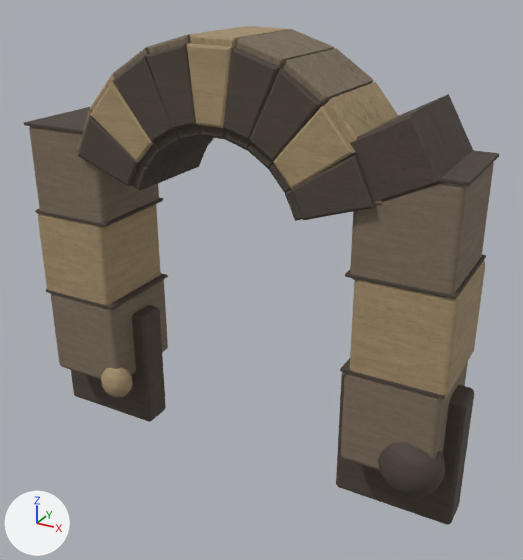
An edit to the glTF model public/assets/maps/detail-v1/models/sandstone_arch.glb, drawn before and after from the same camera.
The view is the same before and after, from a 50 mm lens placed at (2.0, -3.43, 2.93), pointed at (0.11, 0.01, 1.2). The lights are fixed; the arrows at lower left show +X, +Y and +Z. The picture after the commit comes second. Vertices at exactly the same position are counted once.

Names of what the first picture shows: 'sandstone_arch'.
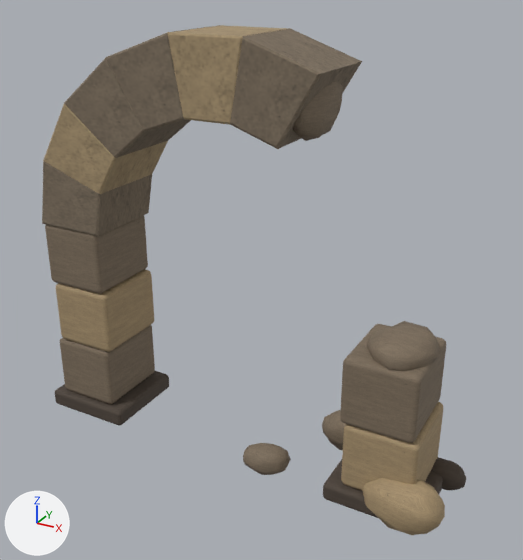
Boxes [x1, y1, x2, y2] around the edits, measured in the pictures (523 x 560 px; the box of a moved part takes in the faces that stretch with it):
'sandstone_arch', reshaped (11% narrower)
    before: [24, 26, 499, 525]
    after: [42, 25, 466, 535]
part 1 of me_mesh_0, moved or reshaped
    before: [38, 205, 161, 307]
    after: [60, 325, 155, 404]
part 2 of me_mesh_0, moved or reshaped
    before: [341, 362, 468, 470]
    after: [341, 402, 443, 491]
part 3 of me_mesh_0, moved or reshaped
    before: [350, 261, 485, 399]
    after: [340, 324, 446, 443]
part 4 of me_mesh_0, moved or reshaped
    before: [29, 126, 159, 228]
    after: [45, 215, 148, 294]
part 5 of me_mesh_0, rebuilt
    before: [90, 74, 116, 111]
    after: [64, 58, 191, 158]
part 6 of me_mesh_0, rebuilt
    before: [113, 47, 149, 78]
    after: [106, 25, 220, 131]
part 7 of me_mesh_0, rebuilt
    before: [237, 29, 334, 69]
    after: [230, 28, 362, 149]
part 8 of me_mesh_0, rebuilt
    before: [283, 48, 374, 109]
    after: [293, 82, 343, 141]
part 9 of me_mesh_0, deleted (brown)
    before: [24, 26, 499, 525]
part 10 of me_mesh_0, moved or reshaped
    before: [46, 273, 168, 379]
    after: [55, 269, 169, 426]
part 11 of me_mesh_0, added (brown)
    after: [243, 321, 466, 535]
part 12 of me_mesh_0, added (brown)
    after: [42, 104, 168, 236]
part 13 of me_mesh_0, added (brown)
    after: [167, 25, 288, 125]

Diff of the bpy script that builds the scene:
```diff
--- a/public/assets/maps/detail-v1/models/sandstone_arch.glb.py
+++ b/public/assets/maps/detail-v1/models/sandstone_arch.glb.py
@@ me_mesh_0 @@
 # used by ob_sandstone_arch; location = (0.0, 0.0, 0.0)
-me_mesh_0.from_pydata(...)  # 3316 vertices, 6412 faces; spans x -1.4..1.4, y -0.4..0.4, z 0.0..2.6
+me_mesh_0.from_pydata(...)  # 1604 vertices, 3132 faces; spans x -1.4..1.4, y -0.4..0.4, z 0.0..2.6
+# me_mesh_0 part 1: the loose piece of 152 vertices spanning x -1.33..-0.81, y -0.31..0.27, z 0.92..1.5 is scaled about its middle by (0.807, 0.88, 0.702), then moved by (-0.04, 0.01, -0.84)
+# me_mesh_0 part 2: the loose piece of 152 vertices spanning x 0.78..1.31, y -0.31..0.27, z 0.37..0.95 is scaled about its middle by (0.807, 0.88, 0.702), then moved by (-0.05, 0.01, -0.3)
+# me_mesh_0 part 3: the loose piece of 152 vertices spanning x 0.81..1.33, y -0.31..0.27, z 0.92..1.5 is scaled about its middle by (0.807, 0.88, 0.702), then moved by (-0.1, 0.01, -0.43)
+# me_mesh_0 part 4: the loose piece of 152 vertices spanning x -1.31..-0.78, y -0.31..0.27, z 1.46..2.04 is scaled about its middle by (0.807, 0.88, 0.702), then moved by (-0.07, 0.01, -0.56)
+# me_mesh_0 part 5: the loose piece of 16 vertices spanning x -0.81..-0.34, y -0.32..0.28, z 1.9..2.38 is rebuilt with 16 vertices and now spans x -1.04..-0.46, y -0.27..0.25, z 1.9..2.46
+# me_mesh_0 part 6: the loose piece of 16 vertices spanning x -0.62..-0.21, y -0.32..0.28, z 2.02..2.52 is rebuilt with 16 vertices and now spans x -0.7..-0.19, y -0.27..0.25, z 2.07..2.6
+# me_mesh_0 part 7: the loose piece of 16 vertices spanning x 0.08..0.41, y -0.32..0.28, z 2.09..2.59 is rebuilt with 16 vertices and now spans x 0.08..0.58, y -0.27..0.25, z 2.07..2.6
+# me_mesh_0 part 8: the loose piece of 16 vertices spanning x 0.22..0.64, y -0.32..0.28, z 2.0..2.51 is rebuilt with 74 vertices and now spans x 0.33..0.55, y -0.24..0.22, z 2.09..2.49
+# me_mesh_0 part 9: 50 loose pieces with 2340 vertices, spanning x -1.4..1.4, y -0.4..0.4, z 0.0..2.6, are deleted
+# me_mesh_0 part 10: 2 vertices moved within x -1.29..-1.27, y 0.24, z 0.95; 302 vertices removed from x -1.32..-0.77, y -0.32..0.27, z 0.37..0.96; 302 vertices added at x -1.4..-0.8, y -0.3..0.28, z 0.04..0.99
+# me_mesh_0 part 11: 522 vertices added at x 0.14..1.4, y -0.4..0.4, z 0.0..1.1
+# me_mesh_0 part 12: 32 vertices added at x -1.33..-0.68, y -0.27..0.25, z 1.39..2.19
+# me_mesh_0 part 13: 16 vertices added at x -0.28..0.17, y -0.27..0.25, z 2.17..2.6
 me_mesh_0.materials.append(mat_material_0)
```
